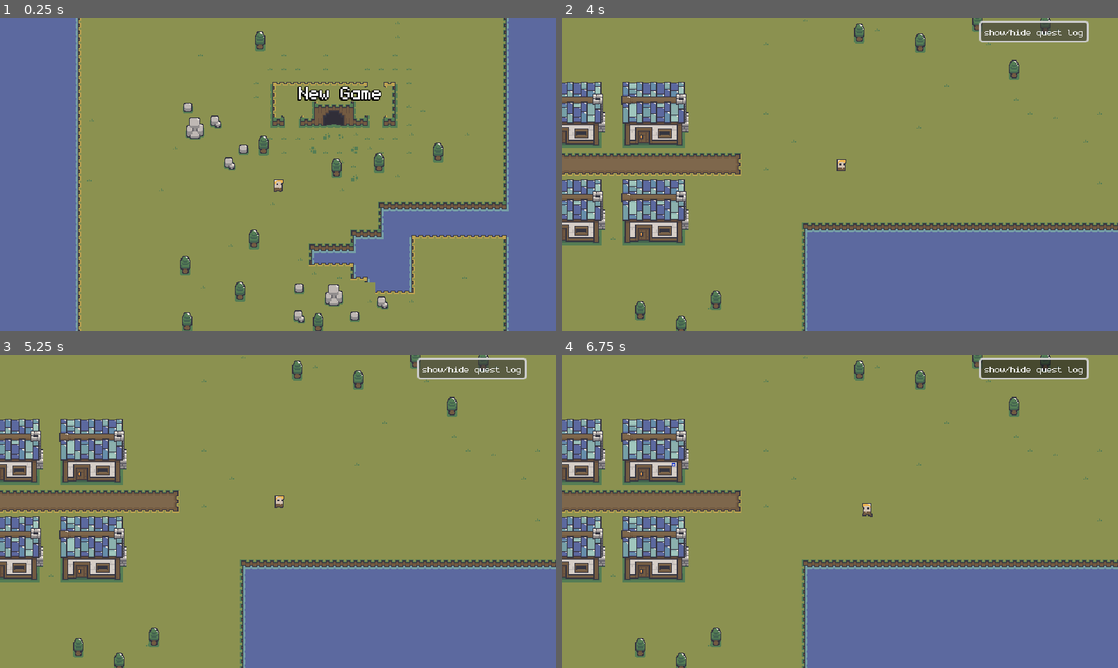
Above: before the commit, frames 1-4 (two rows, left to right).
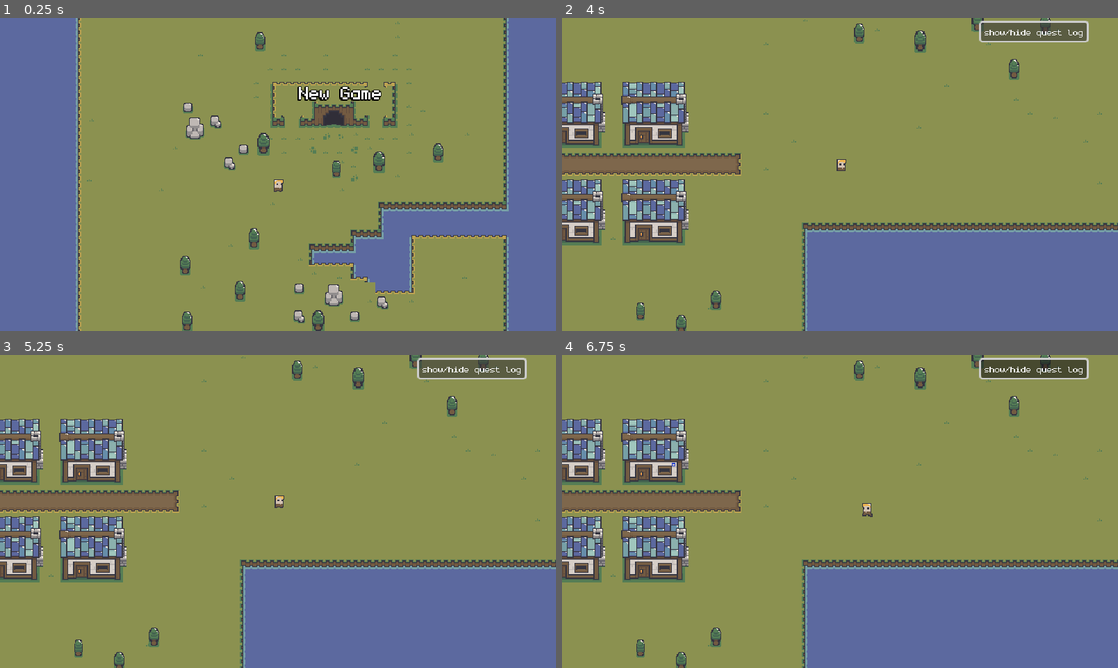
Above: after the commit, the same moments.

Repository: qmarsala/DeliciousDungeon
Game: Godot game, scene res://scenes/game.tscn
The game is run twice, just before and just after one commit, with the same random seed, the same clock (stepped at 60 frames per second) and the same inputs.
Inputs (mouse positions are in pixels of both pictures, inside the frame that each line leads up to):
- Up to frame 1 (0.25 s): no input
- Up to frame 2 (4 s): tap Enter at 0.5 s; move the mouse to (962, 158) at 0.52 s; hold F (interact) 0.53-1.28 s; click (962, 158) at 0.67 s; move the mouse to (728, 190) at 1.27 s; tap Q (ability_one) at 1.35 s; click (728, 190) at 1.42 s; tap F (interact) at 1.55, 2.3, 2.85 s; move the mouse to (895, 105) at 2.02 s; hold Right mouse button (dash) 2.03-2.78 s; click (895, 105) at 2.17 s; move the mouse to (812, 237) at 2.77 s; click (812, 237) at 2.92 s; click "show/hide quest log" at 3.5 s
- Up to frame 3 (5.25 s): click "show/hide quest log" at 4.25 s; click "show/hide quest log" at 5 s
- Up to frame 4 (6.75 s): tap Space at 5.75 s; move the mouse to (1006, 558) at 5.77 s; press the mouse at (1006, 558) at 5.78 s; tap F (interact) at 6.05, 6.6 s; tap Enter at 6.5 s; move the mouse to (673, 464) at 6.52 s; release the mouse at (673, 464) at 6.53 s; click (673, 464) at 6.67 s

The runs differ from the first frame. In frame 1, 0.4% of the frame differs, in the area x 32-80%, y 4-100%; in frame 2, 0.3%; in frame 3, 0.3%; in frame 4, 0.3%.

Commit message:
init method for dropped item

Diff:
--- a/src/assets/scripts/items/pickup.gd
+++ b/src/assets/scripts/items/pickup.gd
@@ -10,6 +10,11 @@
 	var instance = item.create_item_scene()
 	add_child(instance)
 
+func init(dropped_item: Item, drop_position: Vector2):
+	item = dropped_item
+	global_position = drop_position
+	z_index = 2
+
 func _process(delta: float) -> void:
 	time += delta
 
--- a/src/assets/scripts/levels/forest_tree.gd
+++ b/src/assets/scripts/levels/forest_tree.gd
@@ -1,21 +1,24 @@
 class_name ForestTree
-extends Area2D
+extends StaticBody2D
 
 @export var felled_tree_top: PackedScene
 @export var wood_item: Item
 
 @onready var sprite_2d: Sprite2D = $Sprite2D
 @onready var health_component: HealthComponent = $HealthComponent
+@onready var interactbox: InteractBox = $Interactbox
 
 func _init() -> void:
 	add_to_group(Interfaces.Interactable, true)
 
 func interact(player: Player) -> void:
+	#todo: if player has an axe?
 	chop()
 
 func _ready() -> void:
 	var size = randf_range(0.85, 1.15)
 	apply_scale(Vector2(size, size))
+	interactbox.interacted.connect(interact)
 
 func chop() -> void:
 	if health_component.is_dead(): return
--- a/src/assets/scripts/systems/item_drop_system.gd
+++ b/src/assets/scripts/systems/item_drop_system.gd
@@ -5,8 +5,7 @@
 
 func drop_item(item: Item, target_position: Vector2):
 	if pickup_scene:
-		var drop_instance = pickup_scene.instantiate()
-		drop_instance.item = item
+		var drop_instance = pickup_scene.instantiate() as Pickup
 		var xfac = randi_range(-1,1)
 		if xfac == 0:
 			xfac = 1
@@ -15,8 +14,7 @@
 		if yfac == 0:
 			yfac = -1
 		var y = target_position.y + randf_range(5,7) * yfac
-		drop_instance.z_index = 2
-		drop_instance.position = Vector2(x, y)
+		drop_instance.init(item, Vector2(x,y))
 		var world = get_tree().get_first_node_in_group("World")
 		if world:
 			world.add_child.call_deferred(drop_instance)
--- a/src/scenes/debug.tscn
+++ b/src/scenes/debug.tscn
@@ -15,6 +15,7 @@
 [ext_resource type="PackedScene" uid="uid://cfesvjhulwkvx" path="res://scenes/items/fire.tscn" id="11_wrpau"]
 [ext_resource type="PackedScene" uid="uid://d0nk2tnjt4nfh" path="res://scenes/enemies/ranged_skeleton.tscn" id="12_i7yee"]
 [ext_resource type="PackedScene" uid="uid://14qxoibvjmhg" path="res://scenes/enemy_bounds.tscn" id="13_hvojg"]
+[ext_resource type="Script" path="res://assets/resources/items/item.gd" id="14_di3qn"]
 [ext_resource type="Texture2D" uid="uid://pynimp510622" path="res://assets/sprites/forestSprites_ v1.2/boar_.png" id="15_7g4ju"]
 [ext_resource type="Resource" uid="uid://dtt8oanr6xk70" path="res://scenes/enemies/attack_dummy.tres" id="16_6vr2r"]
 [ext_resource type="PackedScene" uid="uid://c5oj53s80lw1c" path="res://scenes/components/hitbox.tscn" id="16_8mkye"]
@@ -428,6 +429,7 @@
 z_index = 1
 position = Vector2(-292, -23)
 spawn_rate = 1.0
+items = Array[ExtResource("14_di3qn")]([ExtResource("22_k8tsf")])
 
 [node name="Chest2" parent="." instance=ExtResource("23_nkwgo")]
 z_index = 1
--- a/src/scenes/items/fire.tscn
+++ b/src/scenes/items/fire.tscn
@@ -1,10 +1,15 @@
-[gd_scene load_steps=17 format=3 uid="uid://cfesvjhulwkvx"]
+[gd_scene load_steps=18 format=3 uid="uid://cfesvjhulwkvx"]
 
 [ext_resource type="Texture2D" uid="uid://18dhv0jowwdt" path="res://assets/sprites/dungeon/dungeonDecoration_0.png" id="1_j4fss"]
 [ext_resource type="Script" path="res://assets/scripts/levels/fire.gd" id="2_dth6p"]
+[ext_resource type="PackedScene" uid="uid://cyagmuy0wkb41" path="res://scenes/components/interactbox.tscn" id="2_wjhyw"]
 [ext_resource type="AudioStream" uid="uid://bps8h5ifv3xwb" path="res://assets/audio/LightFire.wav" id="3_1suck"]
 
-[sub_resource type="RectangleShape2D" id="RectangleShape2D_4teui"]
+[sub_resource type="CircleShape2D" id="CircleShape2D_chxww"]
+radius = 5.0
+
+[sub_resource type="CircleShape2D" id="CircleShape2D_r54xq"]
+radius = 12.0
 
 [sub_resource type="AtlasTexture" id="AtlasTexture_bq7qy"]
 atlas = ExtResource("1_j4fss")
@@ -92,16 +97,17 @@
 [sub_resource type="CircleShape2D" id="CircleShape2D_2bi4h"]
 radius = 19.0263
 
-[sub_resource type="CircleShape2D" id="CircleShape2D_chxww"]
-radius = 5.0
-
-[node name="Fire" type="Area2D"]
-monitoring = false
+[node name="StaticBody2D" type="StaticBody2D"]
 script = ExtResource("2_dth6p")
 
-[node name="Hitbox" type="CollisionShape2D" parent="."]
+[node name="CollisionShape2D" type="CollisionShape2D" parent="."]
 z_index = 1
-shape = SubResource("RectangleShape2D_4teui")
+shape = SubResource("CircleShape2D_chxww")
+
+[node name="Interactbox" parent="." instance=ExtResource("2_wjhyw")]
+
+[node name="CollisionShape2D" type="CollisionShape2D" parent="Interactbox"]
+shape = SubResource("CircleShape2D_r54xq")
 
 [node name="Unlit" type="Sprite2D" parent="."]
 texture = ExtResource("1_j4fss")
@@ -134,12 +140,6 @@
 [node name="CollisionShape2D" type="CollisionShape2D" parent="RestArea"]
 shape = SubResource("CircleShape2D_2bi4h")
 
-[node name="StaticBody2D" type="StaticBody2D" parent="."]
-
-[node name="CollisionShape2D" type="CollisionShape2D" parent="StaticBody2D"]
-z_index = 1
-shape = SubResource("CircleShape2D_chxww")
-
 [node name="AudioStreamPlayer" type="AudioStreamPlayer2D" parent="."]
 stream = ExtResource("3_1suck")
 volume_db = -20.0
--- a/src/scenes/items/fire_staff.tscn
+++ b/src/scenes/items/fire_staff.tscn
@@ -6,12 +6,12 @@
 [ext_resource type="PackedScene" uid="uid://kjlfckhhcg2v" path="res://scenes/components/ability.tscn" id="4_xu535"]
 
 [node name="FireStaff" type="Node2D"]
+y_sort_enabled = true
 scale = Vector2(0.75, 0.75)
 script = ExtResource("1_7aqb2")
 use_sprite = true
 
 [node name="Sprite2D" type="Sprite2D" parent="."]
-z_as_relative = false
 texture = ExtResource("2_63vhr")
 region_enabled = true
 region_rect = Rect2(2, 72, 8, 24)
--- a/src/scenes/items/fire_staff_leveltwo.tscn
+++ b/src/scenes/items/fire_staff_leveltwo.tscn
@@ -15,12 +15,12 @@
 fill_to = Vector2(0.555556, 0)
 
 [node name="FireStaffLevelTwo" type="Node2D"]
+y_sort_enabled = true
 scale = Vector2(0.8, 0.8)
 script = ExtResource("1_lf57o")
 use_sprite = true
 
 [node name="Sprite2D" type="Sprite2D" parent="."]
-z_as_relative = false
 texture = ExtResource("2_omvrf")
 region_enabled = true
 region_rect = Rect2(2, 72, 8, 24)
Not shown: 1 places in src/scenes/debug.tscn that only renumber resources
